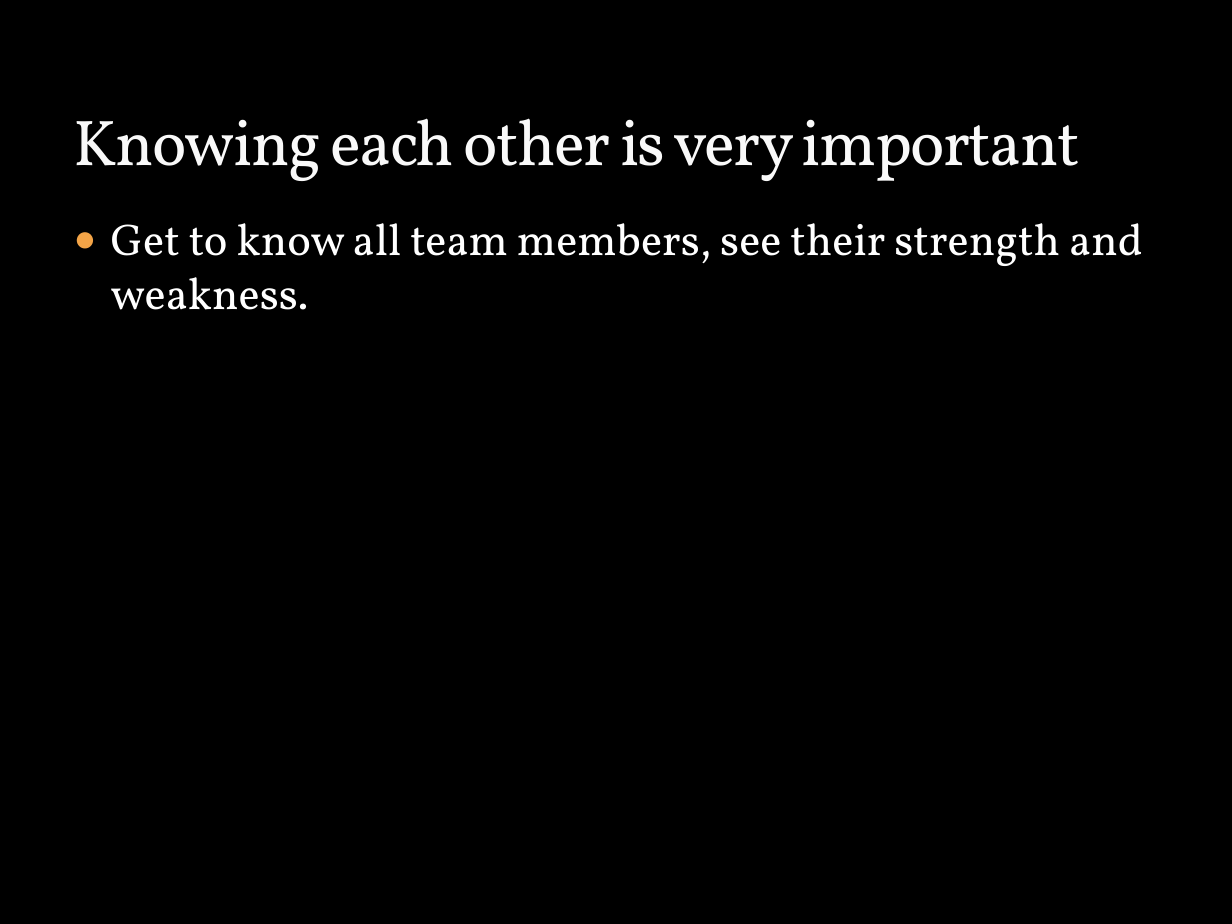
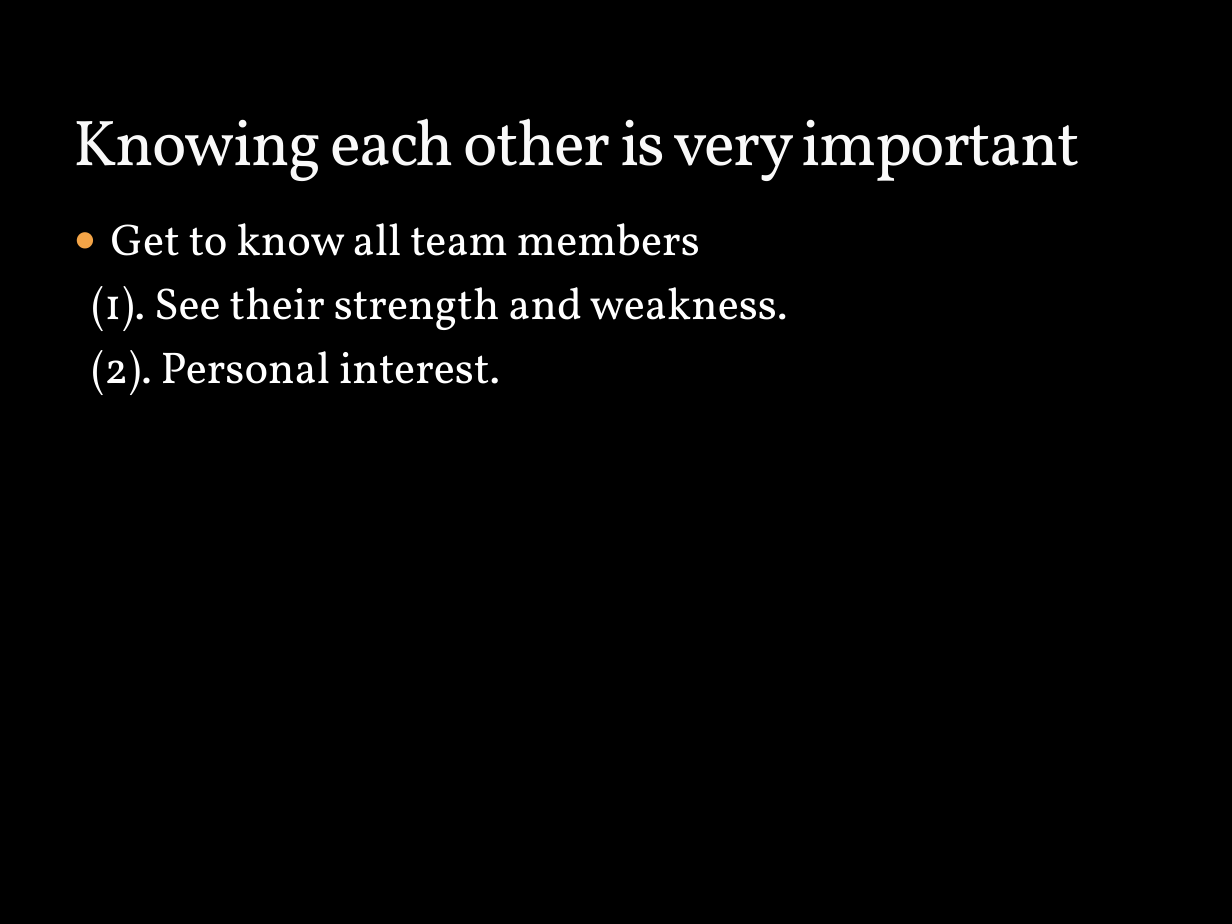
Before and after one commit to liyistc/cleansync, a slide deck: slide 6 of Lightning talk.pptx (slide 7 before the commit). Drawn at 1232x924 pixels with LibreOffice and Linux fonts; fonts in the diff are those of the drawing; background and template pictures are left out. Boxes give left, top, right and bottom in pixels: in the first picture for what was removed or moved away, otherwise in the second. Text is boxed around its words. In the diff, an @@ line names an element or a change of style, - is before the commit and + after.

```diff
--- a/Lightning talk.pptx
+++ b/Lightning talk.pptx
@@ text at (92,223,788,395): text changed @@
-● Get to know all team members, see their strength and weakness.
+● Get to know all team members
+(1). See their strength and weakness.
+(2). Personal interest.
```
Also in this commit, not shown: 3 other slides changed, 1 slide removed.
